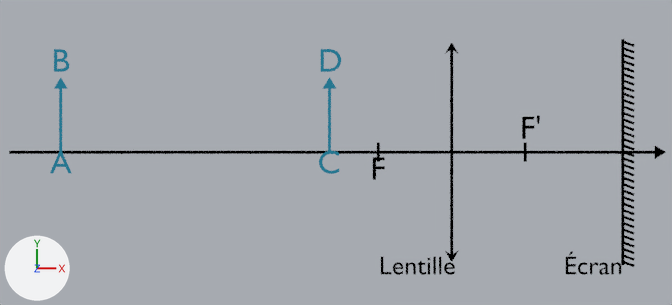
The Blender file images/lumiere/image_lentille_convergente.blend as it was, and as the next commit left it.
Before and after are seen from the file's camera 'Camera 2877x1080.001'. Lighting does not change. The marker at lower left points along +X, +Y and +Z. Text is drawn in Blender's own font.

The first picture shows 'AB', 'CD', 'Dos écran', 'F objet.001', 'F objet.002', 'F objet.003', 'F objet.004', 'F objet.005', 'F objet.006', 'Lentille convergente.002'.
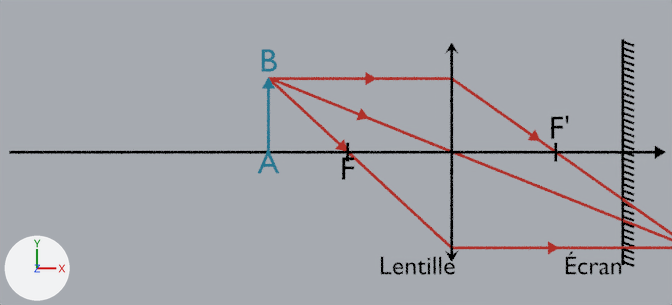
Changed parts and their boxes (x1, y1, x2, y2) in the pictures (672 x 305 px):
'Rayon.003', added (red): after (270, 77, 672, 241)
'Rayon.002', added (red): after (453, 78, 672, 235)
'Rayon.004', added (red): after (269, 77, 450, 248)
'Rayon.005', added (red): after (453, 241, 672, 254)
'Rayon.001', added (red): after (268, 72, 450, 85)
'F objet.006', reshaped, moved, rescaled (83% narrower, 26% taller): before (381, 257, 455, 275); after (342, 157, 354, 180)
'CD', moved: before (323, 78, 336, 151); after (262, 78, 275, 151)
'F objet.003', text changed, moved: before (321, 49, 341, 72); after (258, 151, 279, 173)
'F objet.002', text changed, moved: before (319, 151, 339, 174); after (262, 49, 277, 72)
'AB', deleted: before (54, 78, 67, 151)
'F objet.005', deleted: before (54, 49, 69, 72)
'F objet.004', deleted: before (50, 151, 71, 173)
"F' image.001", deleted: before (522, 116, 540, 139)
"F' image.002", added: after (551, 116, 569, 139)
'F objet.001', deleted: before (373, 157, 385, 180)
'Foyer.001', deleted: before (377, 143, 527, 162)

The change, as a diff of the scene's bpy script:
```diff
--- a/images/lumiere/image_lentille_convergente.blend.py
+++ b/images/lumiere/image_lentille_convergente.blend.py
@@ me_plane_020 @@
+me_plane_020.from_pydata([(-0.024, -0.077, 0.0), (0.024, -0.077, 0.0), (-0.024, 0.078, 0.0), (0.024, 0.077, 0.0)], [], [(0, 1, 3, 2)])
+me_plane_020.materials.append(mat_ligne)  # black #000000
@@ txt_text_006 @@
 txt_text_006 = bpy.data.curves.new('Text.006', 'FONT')
-txt_text_006.body = 'C'
+txt_text_006.body = 'B'
 txt_text_006.materials.append(mat_objet)
@@ txt_text_007 @@
 txt_text_007 = bpy.data.curves.new('Text.007', 'FONT')
-txt_text_007.body = 'D'
+txt_text_007.body = 'A'
 txt_text_007.materials.append(mat_objet)
@@ txt_text_014 @@
+txt_text_014 = bpy.data.curves.new('Text.014', 'FONT')
+txt_text_014.body = 'F'
+txt_text_014.materials.append(mat_ligne)  # black #000000
+txt_text_014.align_x = 'CENTER'
@@ txt_text_008 @@
+txt_text_008 = bpy.data.curves.new('Text.008', 'FONT')
+txt_text_008.body = "F'"
+txt_text_008.materials.append(mat_ligne)  # black #000000
+txt_text_008.align_x = 'CENTER'
@@ ob_cd @@
 ob_cd = bpy.data.objects.new('CD', me_plane_006)
-ob_cd.location = (11.9, 1.04, 0.76)
+ob_cd.location = (10.9, 1.04, 0.76)
 ob_cd.visible_shadow = False
@@ ob_foyer_001 @@
-ob_foyer_001 = bpy.data.objects.new('Foyer.001', me_plane_015)
@@ ob_ab @@
-ob_ab = bpy.data.objects.new('AB', me_plane_018)
@@ ob_f_objet_001 @@
-ob_f_objet_001 = bpy.data.objects.new('F objet.001', txt_text_004)
@@ ob_f_objet_002 @@
 ob_f_objet_002 = bpy.data.objects.new('F objet.002', txt_text_006)
-ob_f_objet_002.location = (11.89, -0.348, 2.737)
+ob_f_objet_002.parent = ob_cd
+ob_f_objet_002.matrix_parent_inverse = Matrix(((1.0, 0.0, 0.0, -11.9), (0.0, 1.0, 0.0, -1.041), (0.0, 0.0, 1.0, -0.756), (0.0, 0.0, 0.0, 1.0)))
+ob_f_objet_002.location = (11.89, 1.318, 2.737)
 ob_f_objet_002.scale = (0.534, 0.534, 0.534)
@@ ob_f_objet_003 @@
 ob_f_objet_003 = bpy.data.objects.new('F objet.003', txt_text_007)
-ob_f_objet_003.location = (11.91, 1.318, 2.737)
+ob_f_objet_003.parent = ob_cd
+ob_f_objet_003.matrix_parent_inverse = Matrix(((1.0, 0.0, 0.0, -11.9), (0.0, 1.0, 0.0, -1.041), (0.0, 0.0, 1.0, -0.756), (0.0, 0.0, 0.0, 1.0)))
+ob_f_objet_003.location = (11.9, -0.348, 2.737)
 ob_f_objet_003.scale = (0.534, 0.534, 0.534)
@@ ob_f_objet_004 @@
-ob_f_objet_004 = bpy.data.objects.new('F objet.004', txt_text_013)
@@ ob_f_objet_005 @@
-ob_f_objet_005 = bpy.data.objects.new('F objet.005', txt_text_009)
@@ ob_f_objet_006 @@
-ob_f_objet_006 = bpy.data.objects.new('F objet.006', txt_text_010)
-ob_f_objet_006.location = (13.33, -2.001, 2.737)
-ob_f_objet_006.scale = (0.427, 0.427, 0.427)
+ob_f_objet_006 = bpy.data.objects.new('F objet.006', txt_text_014)
+ob_f_objet_006.parent = ob_foyer_002
+ob_f_objet_006.matrix_parent_inverse = Matrix(((1.0, 0.0, 0.0, -12.19), (0.0, 1.0, 0.0, -0.0775), (0.0, 0.0, 1.0, -0.621), (0.0, 0.0, 0.0, 1.0)))
+ob_f_objet_006.location = (12.19, -0.451, 2.737)
+ob_f_objet_006.scale = (0.534, 0.534, 0.534)
@@ ob_f__image_001 @@
-ob_f__image_001 = bpy.data.objects.new("F' image.001", txt_text_003)
@@ ob_foyer_002 @@
+ob_foyer_002 = bpy.data.objects.new('Foyer.002', me_plane_020)  # modifiers MIRROR
+ob_foyer_002.location = (12.19, 0.08, 0.62)
@@ ob_rayon_005 @@
+ob_rayon_005 = bpy.data.objects.new('Rayon.005', me_plane_027)  # 18 vertices, 8 faces; spans x -0.11..0.11, y 0.0..5.0, z 0.0; in mat_red_600 (red #af3029)
+ob_rayon_005.location = (13.88, -1.57, 0.0)
+ob_rayon_005.rotation_euler = (0.0, 0.0, -1.571)  # degrees (0, 0, -90)
@@ ob_rayon_004 @@
+ob_rayon_004 = bpy.data.objects.new('Rayon.004', me_plane_026)  # 18 vertices, 8 faces; spans x -0.11..0.11, y 0.0..4.1, z 0.0; in mat_red_600 (red #af3029)
+ob_rayon_004.location = (10.89, 1.22, 0.0)
+ob_rayon_004.rotation_euler = (0.0, 0.0, -2.319)  # degrees (0, 0, -133)
@@ ob_rayon_003 @@
+ob_rayon_003 = bpy.data.objects.new('Rayon.003', me_plane_025)  # 20 vertices, 9 faces; spans x -0.11..0.11, y 0.0..8.1, z 0.0; in mat_red_600 (red #af3029)
+ob_rayon_003.location = (10.89, 1.22, 0.0)
+ob_rayon_003.rotation_euler = (0.0, 0.0, -1.954)  # degrees (0, 0, -112)
@@ ob_rayon_002 @@
+ob_rayon_002 = bpy.data.objects.new('Rayon.002', me_plane_027.copy())
+ob_rayon_002.location = (13.9, 1.21, 0.0)
+ob_rayon_002.rotation_euler = (0.0, 0.0, -2.186)  # degrees (0, 0, -125)
@@ ob_rayon_001 @@
+ob_rayon_001 = bpy.data.objects.new('Rayon.001', me_plane_022)  # 16 vertices, 7 faces; spans x -0.11..0.11, y -2.99..0.0, z 0.0; in mat_red_600 (red #af3029)
+ob_rayon_001.location = (13.88, 1.2, 0.0)
+ob_rayon_001.rotation_euler = (0.0, 0.0, -1.571)  # degrees (0, 0, -90)
@@ ob_f__image_002 @@
+ob_f__image_002 = bpy.data.objects.new("F' image.002", txt_text_008)
+ob_f__image_002.location = (15.66, 0.22, 2.74)
+ob_f__image_002.scale = (0.534, 0.534, 0.534)
```
